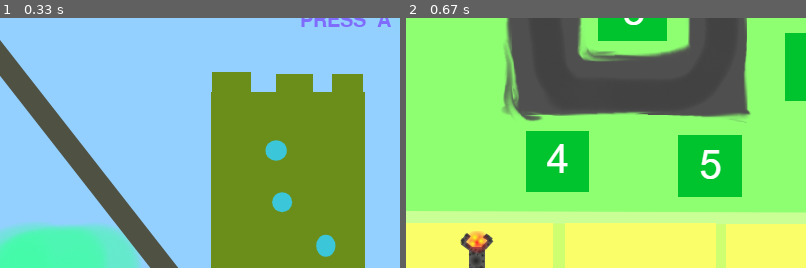
Above: before the commit, frames 1-2 (left to right).
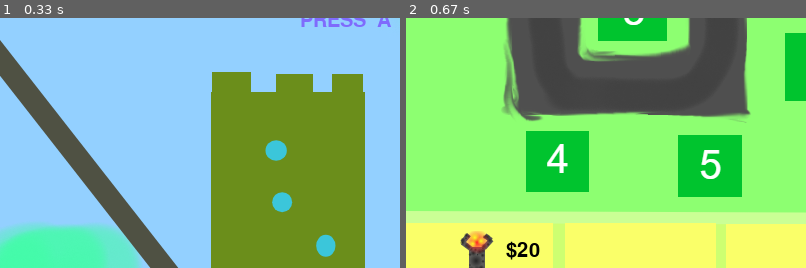
Above: after the commit, the same moments.

Repository: SiddharthIsCoding/pygame---TD
Game: pygame game, started from main.py
Same seed, same stepped clock (60 frames per second), same inputs: the game is played once before the commit and once after it.
Inputs:
- Up to frame 1 (0.33 s): no input
- Up to frame 2 (0.67 s): tap A at 0.33 s
The pictures show only the part of the screen within x 0-50%, y 41-91%; the shares and areas given below are measured in that part.

Frame 1 is identical in both runs. In frame 2, 0.3% of the frame differs, in the area x 25-34%, y 89-97%.

Commit message:
done for the day

Diff:
--- a/main.py
+++ b/main.py
@@ -83,7 +83,8 @@
 
 
             screen.blit(pygame.image.load("firetower_a.png").convert_alpha(),(45 , 420))
-
+            fireprice = smallfont.render("$20" , True , (0, 0 , 0))
+            screen.blit(fireprice , (100 , 430))
 
             pygame.display.flip()
             clock.tick(60)
